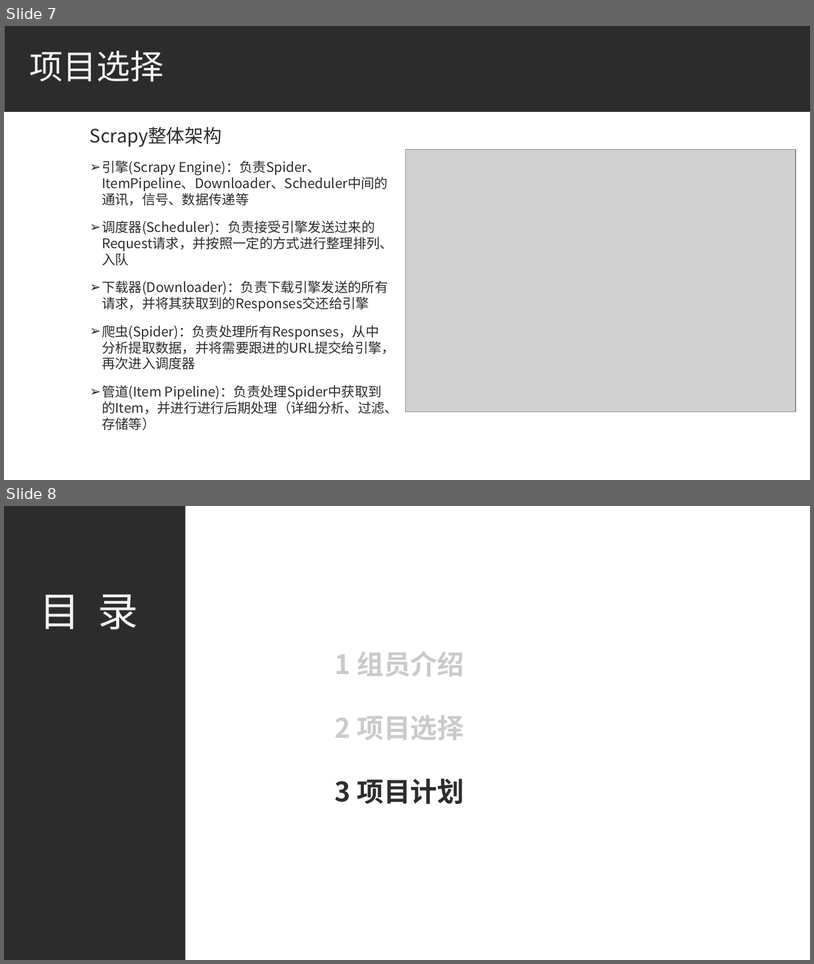
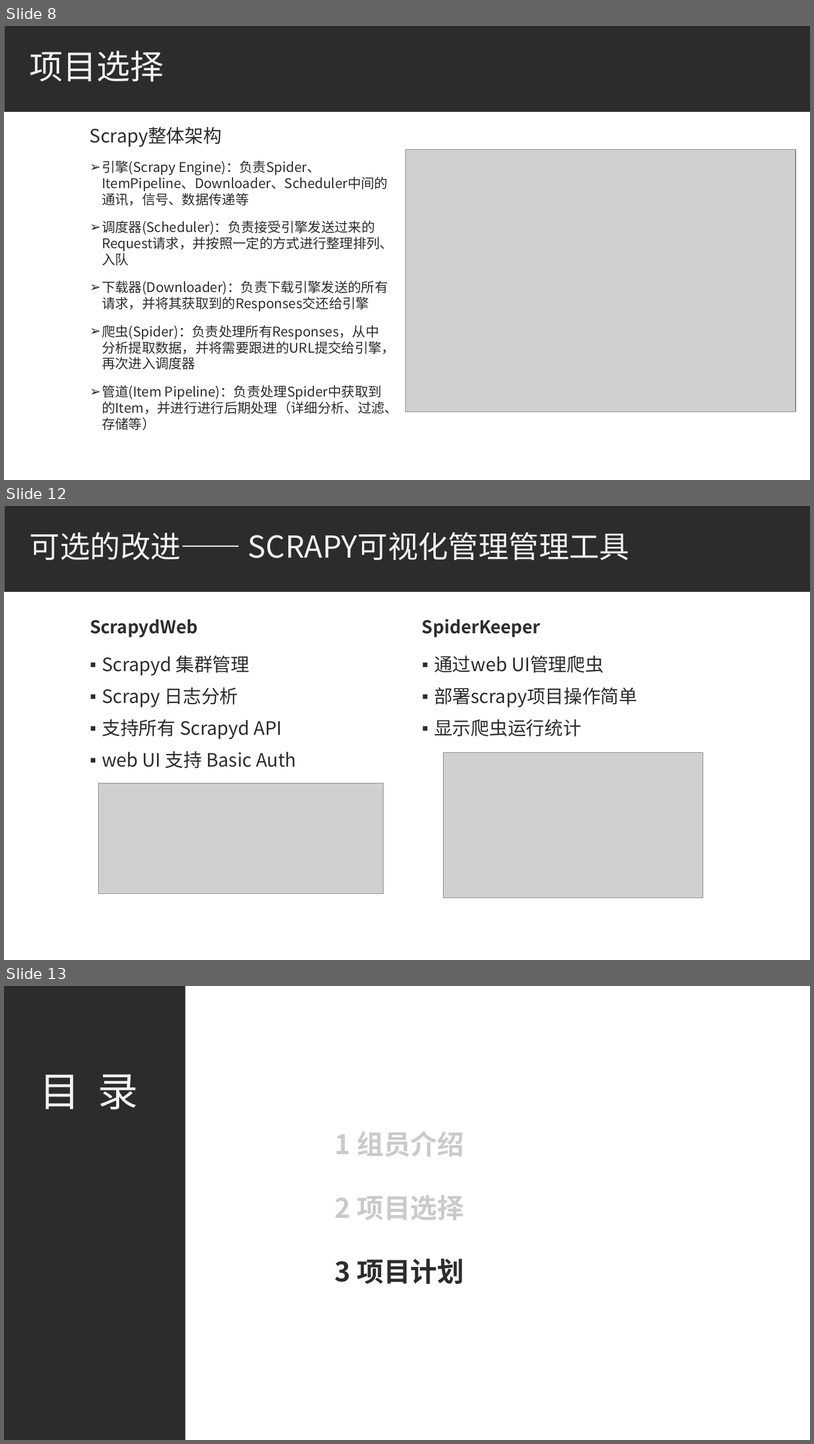
Before and after one commit to bhsei/20_H, a slide deck: 实验准备/汇报ppt.pptx. Shown one above the other, each under a label of ours: slides 7 and 8 before the commit, slides 8, 12 and 13 after it; the slides between them are not shown. The pictures are 814x964 and 814x1444 pixels, drawn with LibreOffice and Linux fonts; fonts in the diff are those of the drawing; grey boxes stand for pictures. Boxes give left, top, right and bottom in pixels: in the first picture for what was removed or moved away, otherwise in the second. Text is boxed around its words. In the diff, an @@ line names an element or a change of style, - is before the commit and + after.

```diff
--- a/实验准备/汇报ppt.pptx
+++ b/实验准备/汇报ppt.pptx
@@ slide 12 added at <box>4,506,810,960</box>, background #FFFFFF; not listed: 1 template element that a slide beside it also shows @@
@@ title added at <box>30,532,630,560</box>, 36 pt, text #F2F2F2 @@
+可选的改进—— SCRAPY可视化管理管理工具
@@ text added at <box>90,619,198,637</box>, 21 pt, text #2C2C2C, bold @@
+ScrapydWeb
@@ text added at <box>422,619,541,637</box>, 21 pt, text #2C2C2C, bold @@
+SpiderKeeper
@@ text added at <box>102,655,296,768</box>, 22 pt, text #2C2C2C @@
+▪ Scrapyd 集群管理
+▪ Scrapy 日志分析
+▪ 支持所有 Scrapyd API
+▪ web UI 支持 Basic Auth
@@ text added at <box>434,655,638,736</box>, 22 pt, text #2C2C2C @@
+▪ 通过web UI管理爬虫
+▪ 部署scrapy项目操作简单
+▪ 显示爬虫运行统计
@@ picture added at <box>444,752,704,898</box> @@
@@ picture added at <box>99,783,384,893</box> @@
@@ what was slide 7 is now slide 8 @@
@@ what was slide 8 is now slide 13 @@
```
Also in this commit, not shown: 4 slides changed, 5 other slides added.
